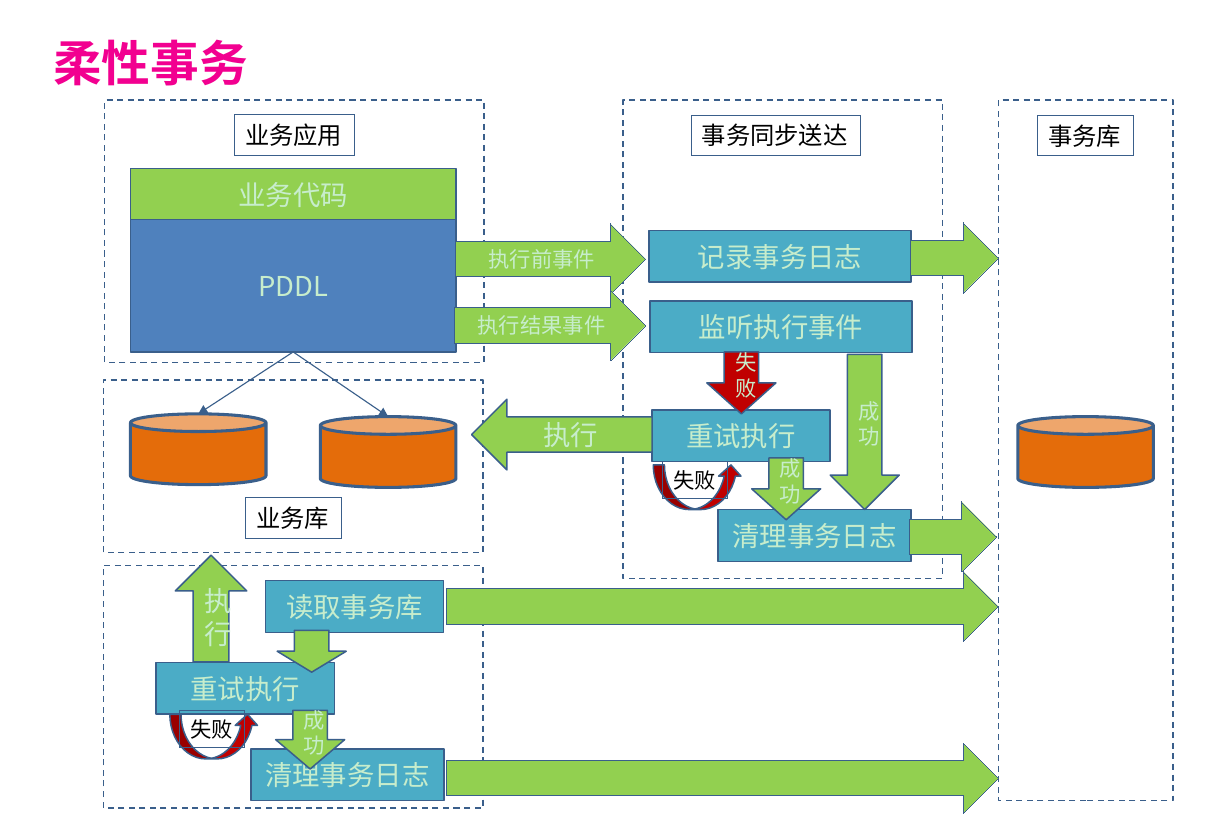
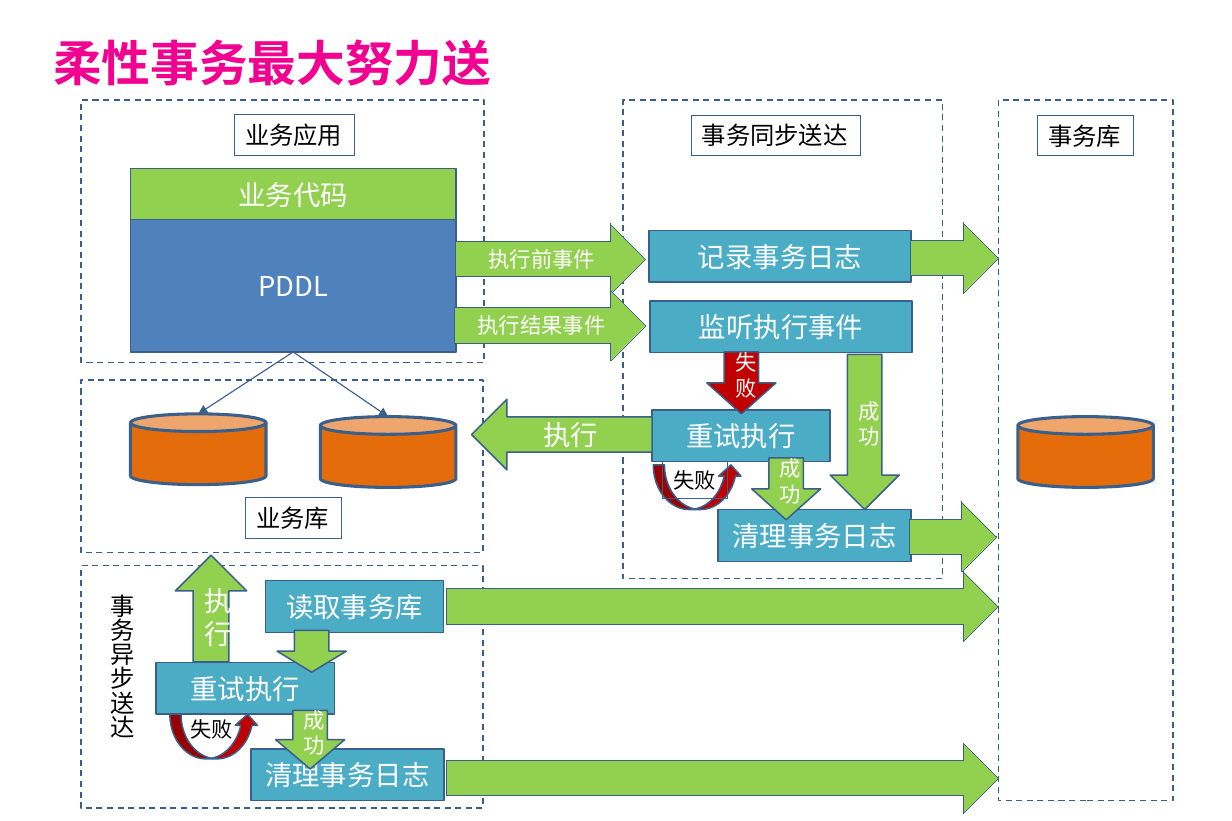
Before and after one commit to balancebeam/sherlock, a slide deck: slide 34 of pddl-doc/数据路由介绍.pptx (slide 33 before the commit). Drawn at 1232x821 pixels with LibreOffice and Linux fonts; fonts in the diff are those of the drawing; background and template pictures are left out. Boxes give left, top, right and bottom in pixels: in the first picture for what was removed or moved away, otherwise in the second. Text is boxed around its words. In the diff, an @@ line names an element or a change of style, - is before the commit and + after.

```diff
--- a/pddl-doc/数据路由介绍.pptx
+++ b/pddl-doc/数据路由介绍.pptx
@@ title at [53,39,491,86]: text changed @@
-柔性事务
+柔性事务最大努力送
@@ rectangle: place and size @@
-rectangle at [105,100,485,362]
+rectangle at [81,100,484,362]
@@ rectangle: place and size @@
-rectangle at [103,380,483,553]
+rectangle at [81,380,483,553]
@@ rectangle: place and size @@
-rectangle at [103,566,483,808]
+rectangle at [81,566,483,808]
@@ text colour #C7EDCC to #FFFFFF in 17 elements at [130,169,456,220], [130,220,456,353], [649,231,911,283], [650,301,912,353], [652,410,830,461], [718,510,911,562], [265,580,444,632], [157,663,335,714], [251,749,444,801], [456,224,645,295], [454,290,645,360], [706,353,775,415], [830,355,899,510], [751,458,820,520], [276,711,345,770], [472,400,653,471], [175,555,246,661] @@
@@ text added at [110,594,134,738], 16 pt, text #000000 @@
+事务异步送达
@@ text "失败": place and size @@
-text "失败" at [180,711,244,748]
+text "失败" at [190,719,233,743]
@@ text "失败" at [190,719,233,743]: outline #3A5F8C 0.75 pt to none @@
```
Also in this commit, not shown: 41 other slides changed, 1 slide added, 1 other file.
